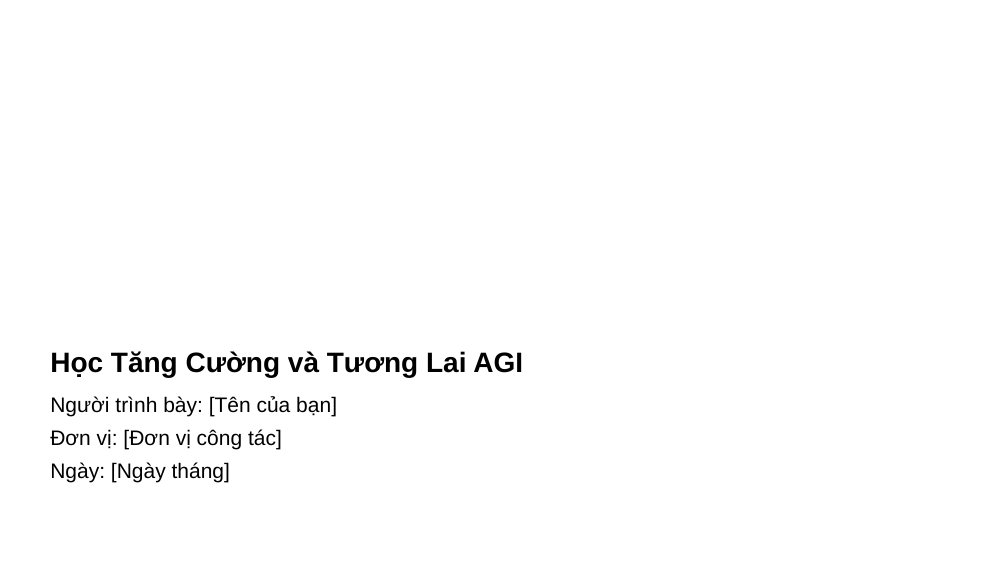
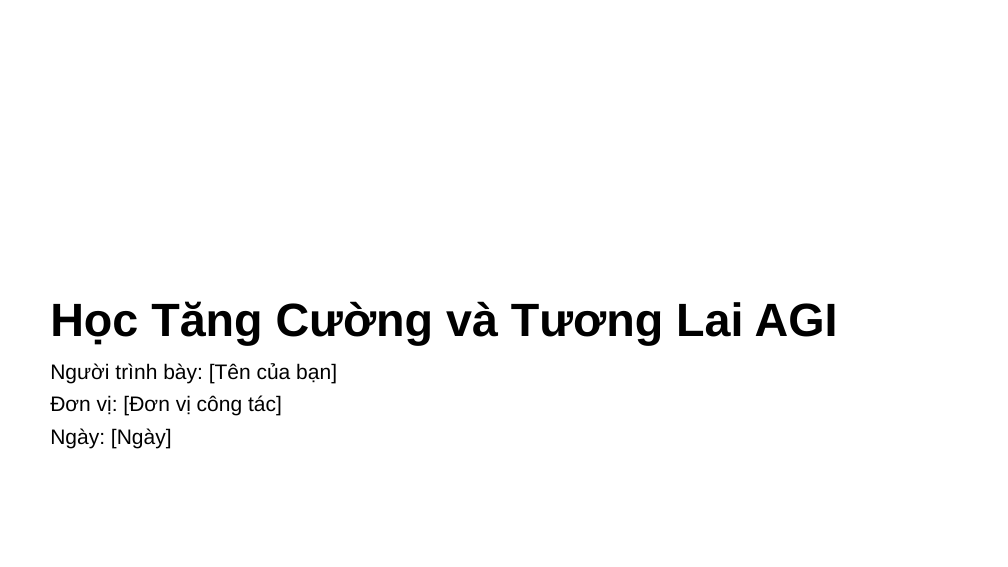
Before and after one commit to vantu-fit/SlideGenX, a slide deck: slide 1 of backend/src/final_slide.pptx. Drawn at 1008x567 pixels with LibreOffice and Linux fonts; fonts in the diff are those of the drawing; background and template pictures are left out. Boxes give left, top, right and bottom in pixels: in the first picture for what was removed or moved away, otherwise in the second. Text is boxed around its words. In the diff, an @@ line names an element or a change of style, - is before the commit and + after.

```diff
--- a/backend/src/final_slide.pptx
+++ b/backend/src/final_slide.pptx
@@ title "Học Tăng Cường và Tương ...": place and size @@
-title "Học Tăng Cường và Tương ..." at (50, 351, 523, 377)
+title "Học Tăng Cường và Tương ..." at (50, 301, 838, 345)
@@ title "Học Tăng Cường và Tương ..." at (50, 301, 838, 345): size 24 to 40 pt @@
@@ text "Người trình bày: [Tên của ...": place and size @@
-text "Người trình bày: [Tên của ..." at (50, 396, 337, 482)
+text "Người trình bày: [Tên của ..." at (50, 363, 337, 449)
@@ text at (50, 428, 172, 449): text changed @@
-Ngày: [Ngày tháng]
+Ngày: [Ngày]
```
Also in this commit, not shown: 8 other slides changed, 13 slides added, 12 slides removed, 17 other files.
